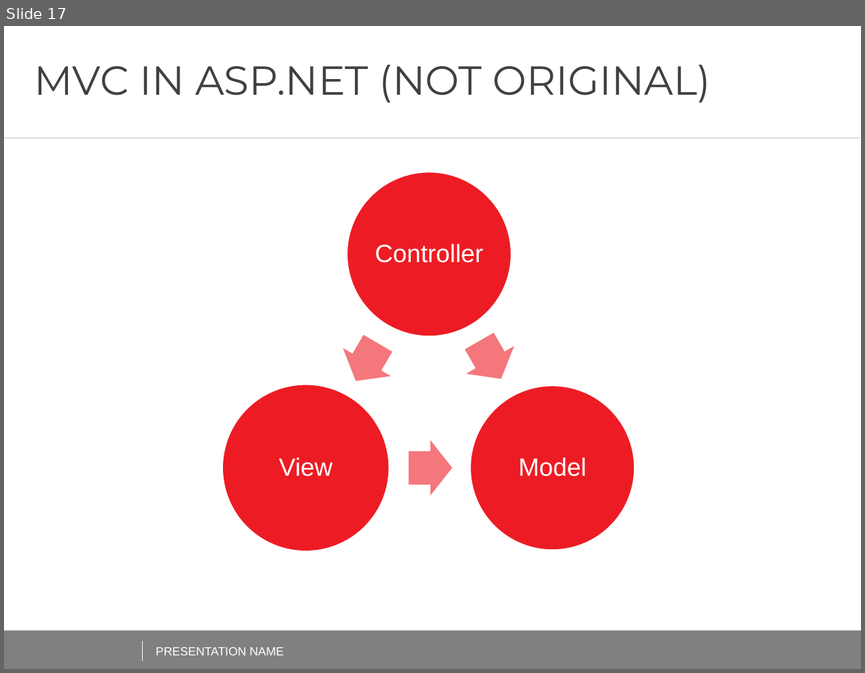
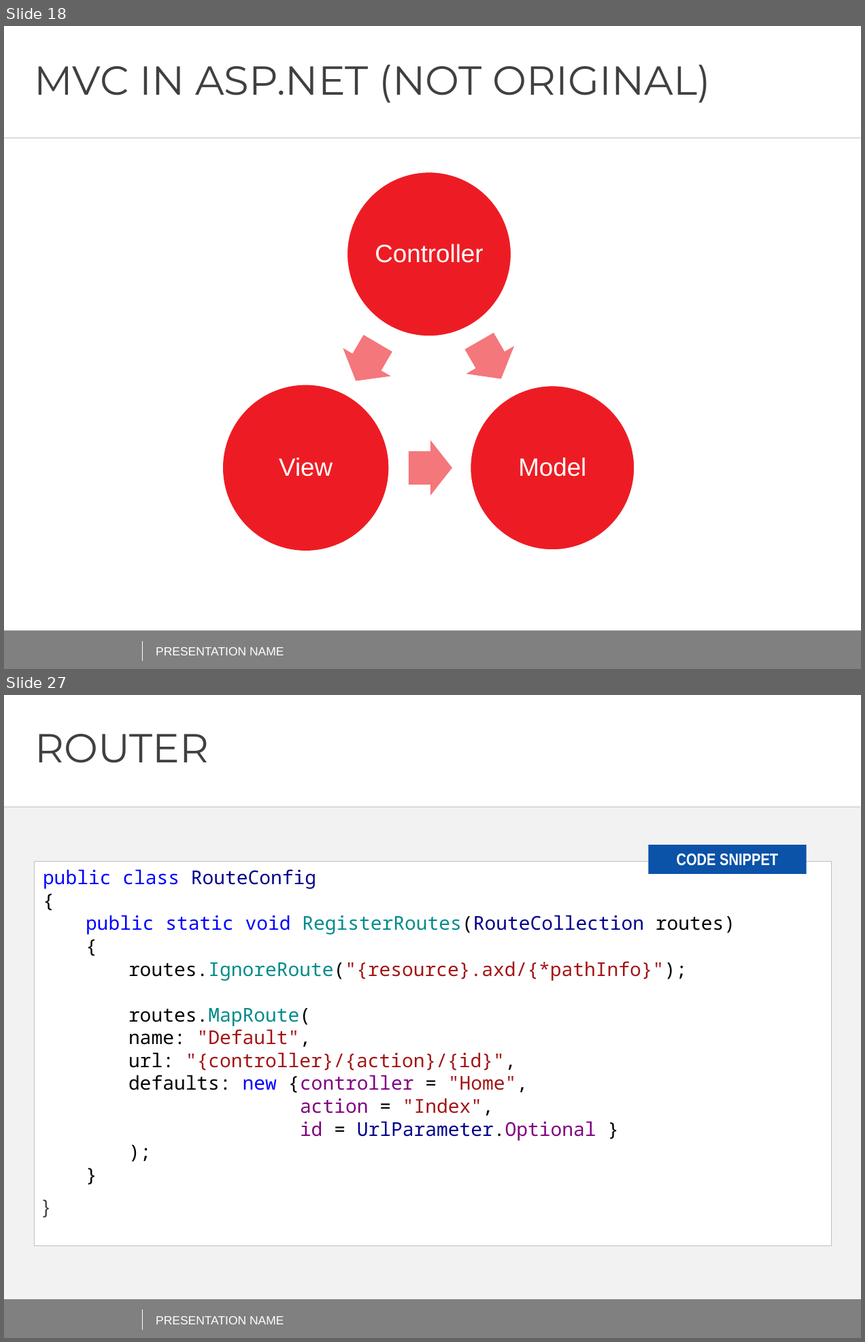
Before and after one commit to AndreiShenets/ASP.NET-Lectures, a slide deck: ASP.NET - iTechArt 2018.pptx. Shown one above the other, each under a label of ours: slide 17 before the commit, slides 18 and 27 after it; the slides between them are not shown. The pictures are 865x673 and 865x1342 pixels, drawn with LibreOffice and Linux fonts; fonts in the diff are those of the drawing; background and template pictures are left out. Boxes give left, top, right and bottom in pixels: in the first picture for what was removed or moved away, otherwise in the second. Text is boxed around its words. In the diff, an @@ line names an element or a change of style, - is before the commit and + after.

```diff
--- a/ASP.NET - iTechArt 2018.pptx
+++ b/ASP.NET - iTechArt 2018.pptx
@@ slide 27 added at (4, 695, 861, 1338), background #F2F2F2; not listed: 4 template elements that a slide beside it also shows @@
@@ rectangle added at (4, 695, 861, 807), fill #FFFFFF @@
@@ title added at (35, 734, 209, 763), 34 pt, text #404040 @@
+ROUTER
@@ rectangle added at (649, 845, 806, 874), fill #0B52A9 @@
@@ text added at (677, 853, 778, 866), 14 pt, text #FFFFFF, bold @@
+CODE SNIPPET
@@ rectangle added at (34, 861, 831, 1246), fill #FFFFFF, outline #BFBFBF 0.5 pt @@
@@ text added at (43, 869, 735, 1140), 16 pt, text #A31515 @@
+public class RouteConfig
+{
+public static void RegisterRoutes(RouteCollection routes)
+{
+routes.IgnoreRoute("{resource}.axd/{*pathInfo}");
+routes.MapRoute(
+name: "Default",
+url: "{controller}/{action}/{id}",
+defaults: new { controller = "Home",
+action = "Index",
+id = UrlParameter.Optional }
+);
+}
+}
@@ text added at (156, 1316, 283, 1324), 10 pt, text #FFFFFF @@
+PRESENTATION NAME
@@ what was slide 17 is now slide 18 @@
```
Also in this commit, not shown: 3 slides changed, 50 other slides added.
